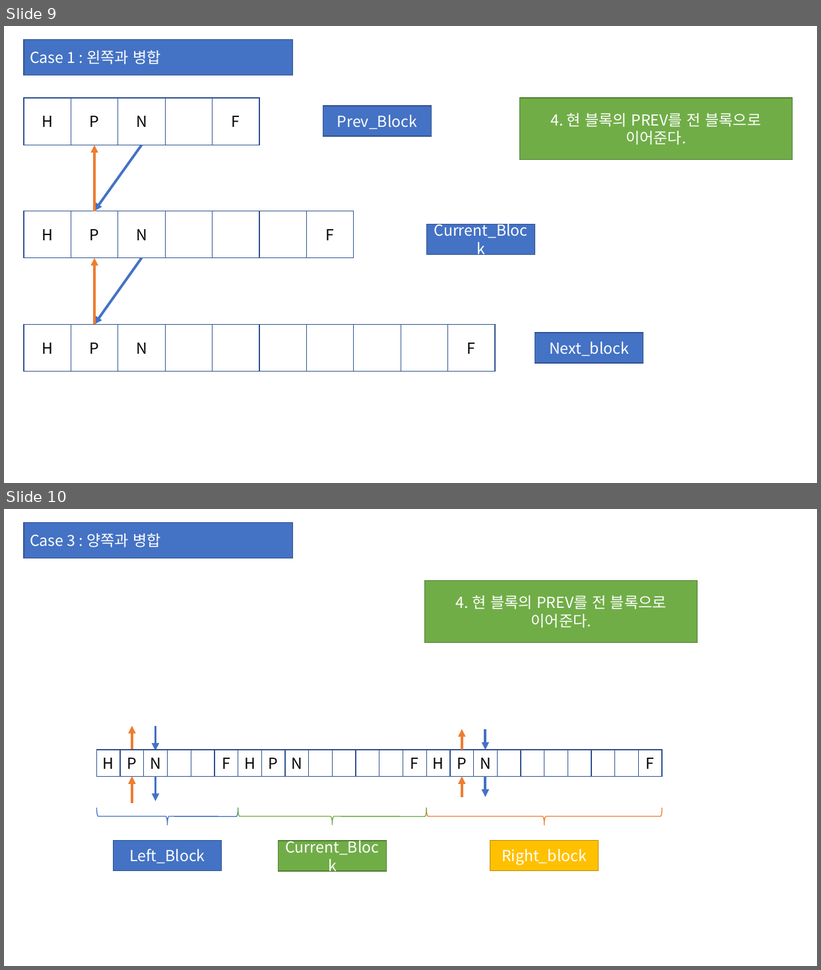
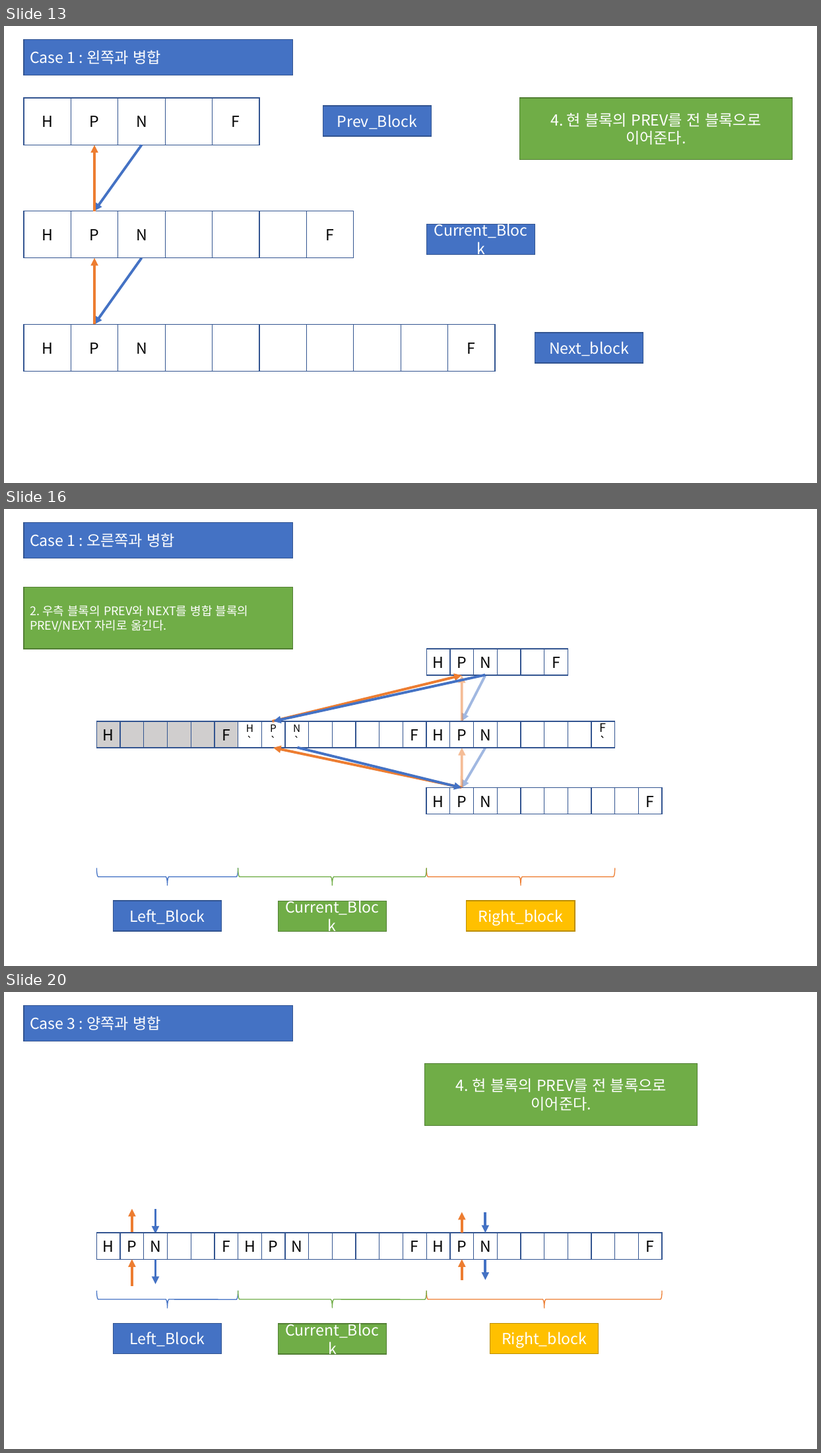
Before and after one commit to karockai/AllocatorPractice, a slide deck: Explicit_size_order.pptx. Shown one above the other, each under a label of ours: slides 9 and 10 before the commit, slides 13, 16 and 20 after it; the slides between them are not shown. The pictures are 821x970 and 821x1453 pixels, drawn with LibreOffice and Linux fonts; fonts in the diff are those of the drawing. Boxes give left, top, right and bottom in pixels: in the first picture for what was removed or moved away, otherwise in the second. Text is boxed around its words. In the diff, an @@ line names an element or a change of style, - is before the commit and + after.

```diff
--- a/Explicit_size_order.pptx
+++ b/Explicit_size_order.pptx
@@ slide 16 added at [4,509,817,966], background #FFFFFF @@
@@ rectangle added at [24,522,292,558], fill #4472C4, outline #325491 1 pt, 18 pt, text #FFFFFF @@
+Case 1 : 오른쪽과 병합
@@ rectangle added at [24,587,292,650], fill #70AD47, outline #538035 1 pt, 14 pt, text #FFFFFF @@
+2. 우측 블록의 PREV와 NEXT를 병합 블록의 PREV/NEXT 자리로 옮긴다.
@@ group added at [426,650,568,675]: 6 rectangles @@
+H
+P
+N
+F
@@ arrow added from (273, 722) to (462, 675), #ED7D31 3 pt @@
@@ arrow added from (485, 675) to (274, 722), #4472C4 3 pt @@
@@ arrow added from (485, 675) to (462, 722), #4472C4 3 pt @@
@@ arrow added from (462, 722) to (462, 675), #ED7D31 3 pt @@
@@ group added at [96,722,238,747]: 6 rectangles @@
+H
+F
@@ group added at [238,722,426,747]: 8 rectangles @@
+H`
+P`
+N`
+F
@@ group added at [426,722,615,747]: 8 rectangles @@
+H
+P
+N
+F`
@@ arrow added from (461, 788) to (274, 748), #ED7D31 3 pt @@
@@ arrow added from (298, 747) to (462, 788), #4472C4 3 pt @@
@@ arrow added from (485, 748) to (462, 788), #4472C4 3 pt @@
@@ arrow added from (462, 788) to (462, 748), #ED7D31 3 pt @@
@@ group added at [426,788,662,815]: 10 rectangles @@
+H
+P
+N
+F
@@ right brace added at [96,869,238,887], outline #4472C4 1 pt @@
@@ right brace added at [238,868,426,886], outline #70AD47 1 pt @@
@@ right brace added at [426,868,615,886], outline #ED7D31 1 pt @@
@@ rectangle added at [113,901,222,931], fill #4472C4, outline #325491 1 pt, 18 pt, text #FFFFFF @@
+Left_Block
@@ rectangle added at [278,901,386,931], fill #70AD47, outline #538035 1 pt, 18 pt, text #FFFFFF @@
+Current_Block
@@ rectangle added at [467,901,575,931], fill #FFC000, outline #BD8E00 1 pt, 18 pt, text #FFFFFF @@
+Right_block
@@ what was slide 9 is now slide 13 @@
@@ what was slide 10 is now slide 20 @@
```
Also in this commit, not shown: 1 slide changed, 9 other slides added, 2 other files.
